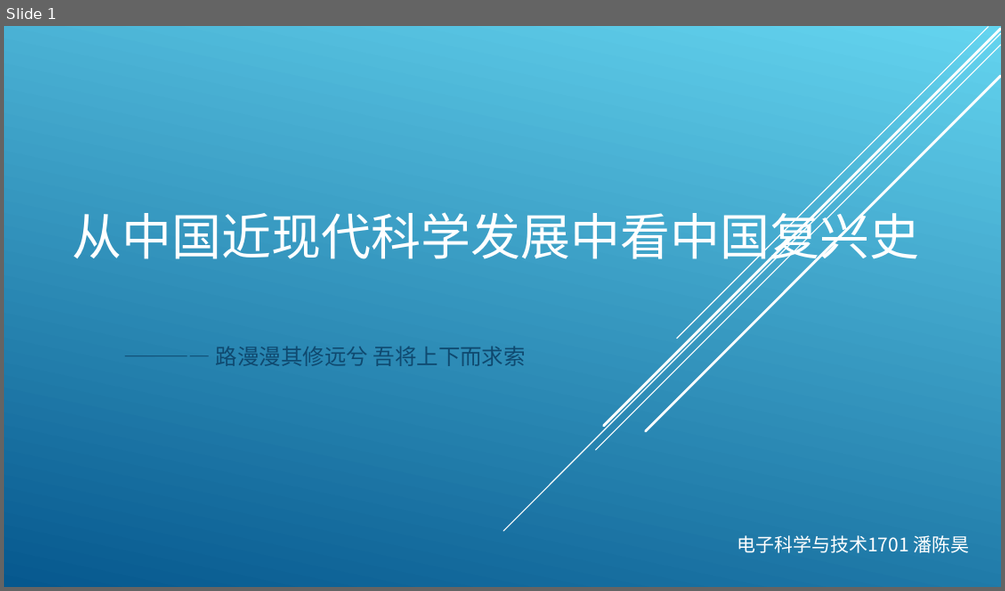
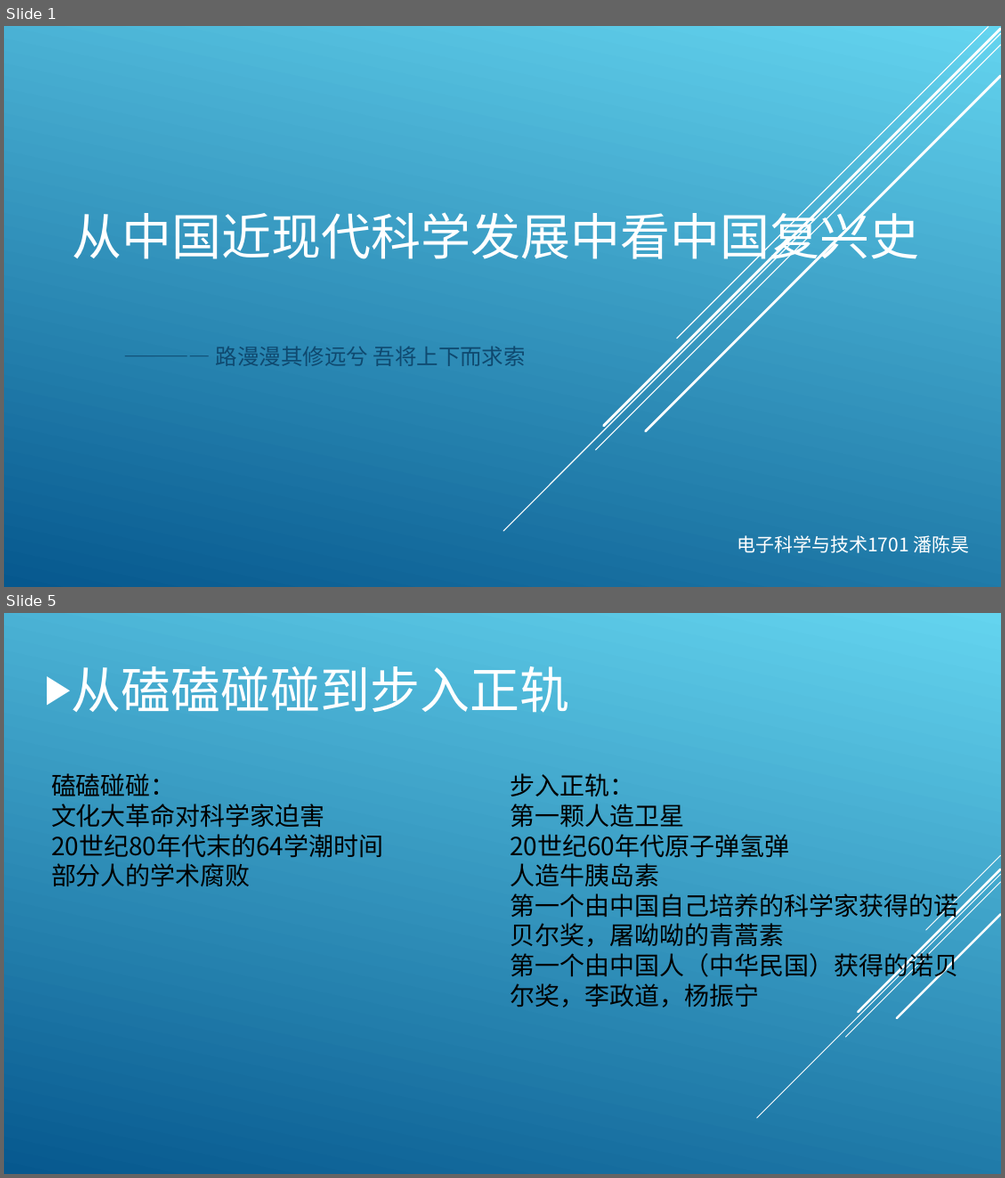
Before and after one commit to LIGHT1213/MyHomeWork, a slide deck: 从中国近现代科学发展中看中国.ppt. Shown one above the other, each under a label of ours: slide 1 before the commit, slides 1 and 5 after it; the slides between them are not shown. The pictures are 1005x591 and 1005x1178 pixels, drawn with LibreOffice and Linux fonts; fonts in the diff are those of the drawing. Boxes give left, top, right and bottom in pixels: in the first picture for what was removed or moved away, otherwise in the second. Text is boxed around its words. In the diff, an @@ line names an element or a change of style, - is before the commit and + after.

```diff
--- a/从中国近现代科学发展中看中国.ppt
+++ b/从中国近现代科学发展中看中国.ppt
@@ slide 5 added at <box>4,613,1001,1174</box>, background gradient #64D4EF to #06588E @@
@@ text added at <box>71,666,569,713</box>, 48 pt, text #FFFFFF @@
+▶ 从磕磕碰碰到步入正轨
@@ text added at <box>51,773,383,887</box>, 24 pt, text #000000 @@
+磕磕碰碰：
+文化大革命对科学家迫害
+20世纪80年代末的64学潮时间
+部分人的学术腐败
@@ text added at <box>510,773,958,1007</box>, 24 pt, text #000000 @@
+步入正轨：
+第一颗人造卫星
+20世纪60年代原子弹氢弹
+人造牛胰岛素
+第一个由中国自己培养的科学家获得的诺贝尔奖，屠呦呦的青蒿素
+第一个由中国人（中华民国）获得的诺贝尔奖，李政道，杨振宁
@@ group added at <box>756,855,1000,1118</box>: 5 lines @@
```
Also in this commit, not shown: 3 slides changed, 5 other slides added, 1 slide removed.
